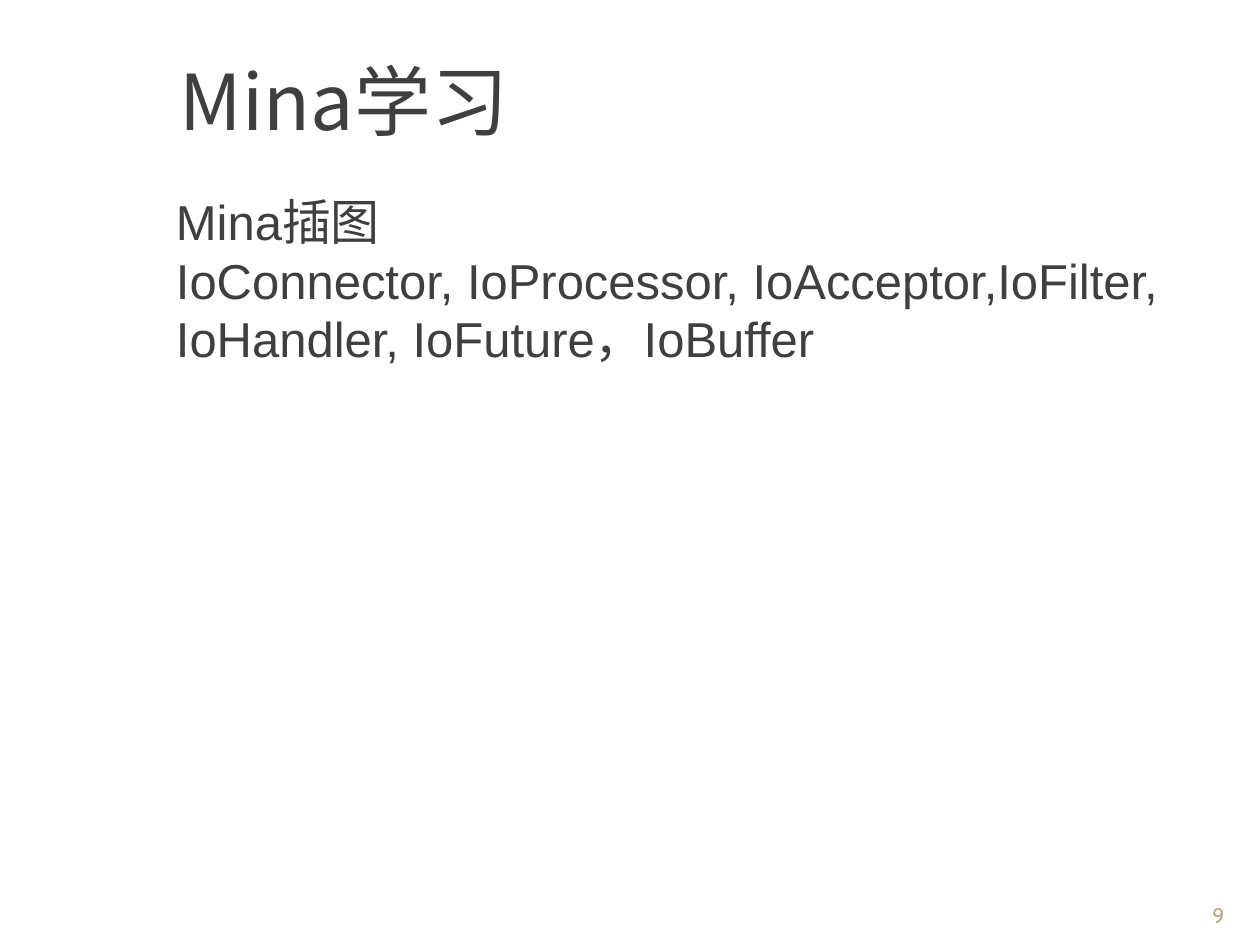
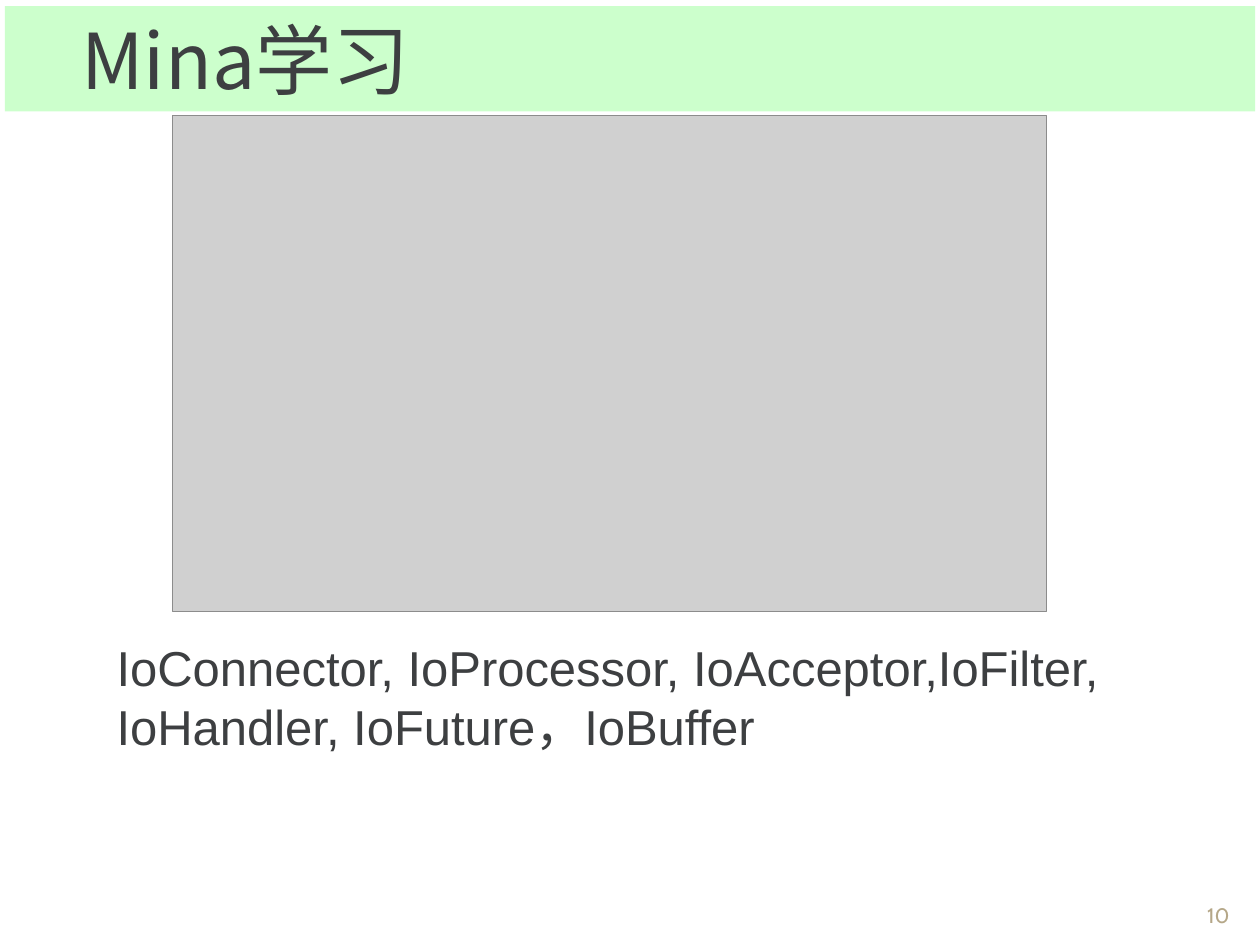
Before and after one commit to Spectrumleeee/Works, a slide deck: slide 10 of document/转正答辩_云平台部_黎光谱.ppt (slide 9 before the commit). Drawn at 1260x945 pixels with LibreOffice and Linux fonts; fonts in the diff are those of the drawing; grey boxes stand for pictures; background and template pictures are left out. Boxes give left, top, right and bottom in pixels: in the first picture for what was removed or moved away, otherwise in the second. Text is boxed around its words. In the diff, an @@ line names an element or a change of style, - is before the commit and + after.

```diff
--- a/document/转正答辩_云平台部_黎光谱.ppt
+++ b/document/转正答辩_云平台部_黎光谱.ppt
@@ rectangle "Mina学习": place and size @@
-rectangle "Mina学习" at <box>180,65,508,136</box>
+rectangle "Mina学习" at <box>5,6,1255,112</box>
@@ rectangle "Mina学习" at <box>5,6,1255,112</box>: fill none to #CCFFCC @@
@@ picture added at <box>173,115,1047,611</box> @@
@@ text at <box>176,201,380,244</box>: paragraph removed @@
-Mina插图
@@ text "IoConnector, IoProcessor, IoAcceptor,IoFilter, IoHandler, Io ...": place and size @@
-text "IoConnector, IoProcessor, IoAcceptor,IoFilter, IoHandler, Io ..." at <box>176,201,1158,364</box>
+text "IoConnector, IoProcessor, IoAcceptor,IoFilter, IoHandler, Io ..." at <box>117,650,1098,752</box>
@@ page number at <box>1207,908,1229,923</box>: text changed @@
-9
+10
```
Also in this commit, not shown: 9 other slides changed, 2 slides added, 1 slide removed, 2 other files.
